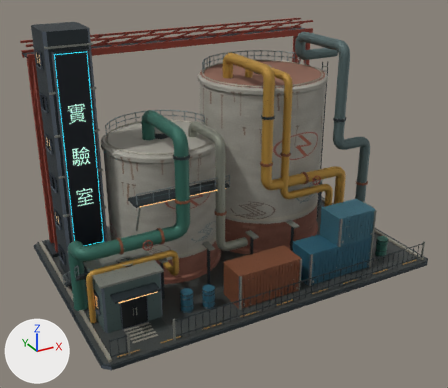
One commit to the glTF model assets/island-city/landmarks/lab.glb: the scene before it, then after it.
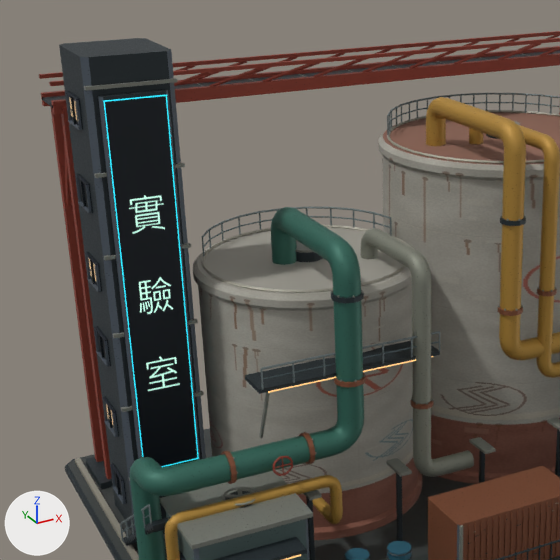
Each version is shown whole from a camera (50 mm lens) standing at (-29.6, -53.2, 34.1) and looking at (-1.2, -1.6, 8.2), then close up on the part from 0% to 65% of the width and 0% to 76% of the height. Arrows for +X, +Y and +Z are at lower left; the lights stay in place. The older version's two pictures come first. Where no turn or scale is listed for an object, it has been applied to the vertices. Vertices at exactly the same position are counted once.

Names of what the first close-up shows: 'concrete_tank_a', 'concrete_tank_b', 'containers_and_service_yard', 'industrial_apron', 'large_colored_pipe_network', 'red_gantry_and_catwalks', 'tank_rims_and_access', 'utility_spine_and_entry', 'vertical_led' and 2 more.
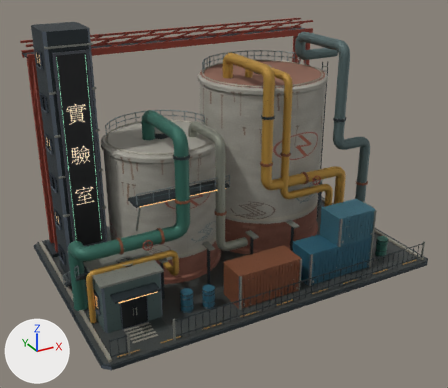
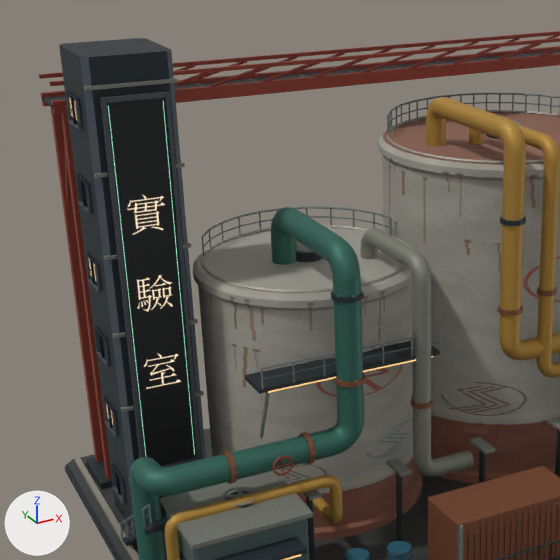
Where the change shows, as pixel boxes [x1, y1, x2, y2] in the close-ups (560 x 560 px; the box of a moved part takes in the faces that stretch with it):
```json
{"object": "vertical_led", "change": "reshaped", "before": [98, 90, 200, 467], "after": [99, 91, 201, 467]}
{"part": 1, "of": "me_vertical_led", "change": "added", "after": [161, 457, 198, 467], "on screen": "mostly hidden"}
{"part": 2, "of": "me_vertical_led", "change": "added", "after": [105, 92, 166, 103]}
{"part": 3, "of": "me_vertical_led", "change": "moved or reshaped", "before": [98, 90, 200, 467], "after": [99, 91, 201, 460]}
{"part": 4, "of": "me_vertical_led", "change": "recoloured", "before": [106, 98, 196, 466], "after": [106, 98, 196, 466]}
```

Edits to the scene script, one JSON object a line:
```json
{"op": "add", "block": "img_original_led_family_emission", "code": ["img_original_led_family_emission = load_image('original-led-family-emission', '_unpacked/original-led-family-emission', 74, 512, 'sRGB')"]}
{"op": "add", "block": "img_original_led_family_base", "code": ["img_original_led_family_base = load_image('original-led-family-base', '_unpacked/original-led-family-base', 74, 512, 'sRGB')"]}
{"op": "add", "block": "mat_led_family_graphite_frame", "code": ["mat_led_family_graphite_frame = bpy.data.materials.new('LED family graphite frame')", "mat_led_family_graphite_frame.use_nodes = True; mat_led_family_graphite_frame.node_tree.nodes.clear()", "_N = mat_led_family_graphite_frame.node_tree.nodes; _L = mat_led_family_graphite_frame.node_tree.links", "n0 = _N.new('ShaderNodeBsdfPrincipled'); n0.name = 'Principled BSDF'", "n0.inputs[1].default_value = 0.42  # 'Metallic'", "n0.inputs[2].default_value = 0.6  # 'Roughness'", "n1 = _N.new('ShaderNodeOutputMaterial'); n1.name = 'Material Output'", "n2 = _N.new('ShaderNodeVertexColor'); n2.name = 'Color Attribute'", "_L.new(n0.outputs[0], n1.inputs[0])  # 'BSDF' to 'Surface'", "_L.new(n2.outputs[0], n0.inputs[0])  # 'Color' to 'Base Color'"]}
{"op": "add", "block": "mat_led_family_warm_white_lettering___實驗室", "code": ["mat_led_family_warm_white_lettering___實驗室 = bpy.data.materials.new('LED family warm white lettering / 實驗室')", "# uses the picture img_original_led_family_base", "# uses the picture img_original_led_family_emission"]}
{"block": "me_vertical_led", "where": "# used by ob_vertical_led; location = (0.0, 0.0, 0.0)"}
{"op": "remove", "block": "me_vertical_led", "code": "me_vertical_led.from_pydata(...)  # 36 vertices, 38 faces; spans x -16.6..-13.4, y 1.1..1.6, z 4.4..23.7"}
{"op": "remove", "block": "me_vertical_led", "code": "me_vertical_led.materials.append(mat_architectural_alloy___original_vertex_colours)"}
{"op": "add", "block": "me_vertical_led", "code": "me_vertical_led.from_pydata(...)  # 140 vertices, 206 faces; spans x -16.6..-13.4, y 1.0..1.4, z 4.5..23.7"}
{"block": "me_vertical_led", "change": "me_vertical_led part 1: a new loose piece, a box spanning x -16.36..-13.64, y 0.98..1.28, z 4.48..4.7, in mat_led_family_graphite_frame"}
{"block": "me_vertical_led", "change": "me_vertical_led part 2: a new loose piece, a box spanning x -16.36..-13.64, y 0.98..1.28, z 23.45..23.67, in mat_led_family_graphite_frame"}
{"block": "me_vertical_led", "change": "me_vertical_led part 3"}
{"block": "me_vertical_led", "change": "28 vertices are removed from x -16.6..-13.4, y 1.1..1.6, z 4.4..23.7"}
{"block": "me_vertical_led", "change": "36 faces are deleted"}
{"block": "me_vertical_led", "change": "20 vertices are added at x -16.6..-13.4, y 1.0..1.4, z 4.5..23.7"}
{"block": "me_vertical_led", "change": "36 new faces join them, mat_led_family_graphite_frame"}
{"block": "me_vertical_led", "change": "me_vertical_led part 4: 2 faces spanning x -16.4..-13.6, y 1.1, z 4.7..23.5 switch from mat_windows_and_led___original_drawn_atlas to mat_led_family_warm_white_lettering___實驗室"}
{"block": "me_vertical_led", "change": "other edits to the shape of me_vertical_led do not show in these pictures"}
{"op": "add", "block": "me_vertical_led", "code": "me_vertical_led.materials.append(mat_led_family_graphite_frame)"}
```
